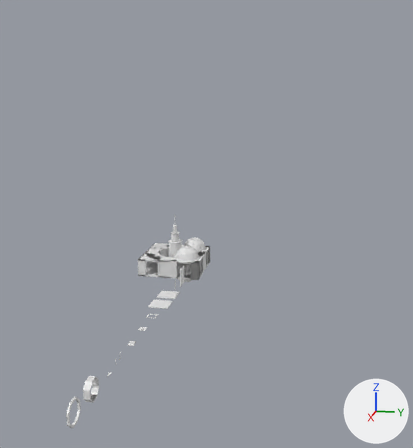
The Blender file BlenderWork/Interior_Kit.blend as it was, and as the next commit left it.
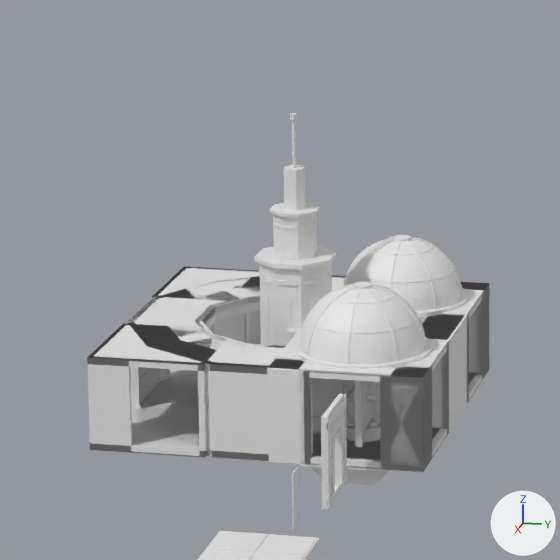
There are two pictures of each version: one whole from a camera (50 mm lens) standing at (128.9, 30.5, 43.5) and looking at (22.5, 9.2, 16.9), one close up on the part from 30% to 54% of the width and 44% to 66% of the height. Arrows for +X, +Y and +Z are at lower right; the lights stay in place. The first two pictures are the older version.

Before the edit, the objects in view are built like this:
```python
me_int_core_shell_001 = bpy.data.meshes.new('INT_Core_Shell.001')
me_int_core_shell_001.from_pydata(...)  # 1161 vertices, 2544 faces; spans x -11.4..3.4, y -11.4..3.4, z -1.9..2.6
# faces by material slot: [932, 904, 420, 288]
me_int_core_shell_001.materials.append(mat_hull)  # white #e7e7e7
me_int_core_shell_001.materials.append(mat_hulldark)  # white #e7e7e7
me_int_core_shell_001.materials.append(mat_accent)  # white #e7e7e7
me_int_core_shell_001.materials.append(mat_light)  # white #e7e7e7
me_int_farm_glass_004 = bpy.data.meshes.new('INT_Farm_Glass.004')
me_int_farm_glass_004.from_pydata(...)  # 2308 vertices, 4608 faces; spans x -10.76..2.76, y -2.76..2.76, z 2.72..5.48
me_int_farm_glass_004.materials.append(mat_glass)  # white #e7e7e7
me_kit_wall_010 = bpy.data.meshes.new('KIT_Wall.010')
me_kit_wall_010.from_pydata(...)  # 160 vertices, 168 faces; spans x -1.6..1.6, y 0.0..0.32, z -2.0..2.0
# faces by material slot: [52, 110, 6]
me_kit_wall_010.materials.append(mat_hull)  # white #e7e7e7
me_kit_wall_010.materials.append(mat_hulldark)  # white #e7e7e7
me_kit_wall_010.materials.append(mat_accent)  # white #e7e7e7
ob_int_core_shell = bpy.data.objects.new('INT_Core_Shell', me_int_core_shell_001)
ob_int_core_shell.location = (0.0, 0.0, 0.0)
ob_int_farm_glass = bpy.data.objects.new('INT_Farm_Glass', me_int_farm_glass_004)
ob_int_farm_glass.location = (0.0, 0.0, 0.0)
ob_kit_wall = bpy.data.objects.new('KIT_Wall', me_kit_wall_010)
ob_kit_wall.location = (0.0, 0.0, 0.0)
# also in view: 'INT_Habitat_Shell' at (-4.0, -0.3, 0.0); 'INT_Core_Tower' at (-4.0, -4.0, 4.3); 'INT_Core_Glass' at (-4.0, -4.0, 0.6); 'KIT_WallDoor' at (6.0, 0.1, 0.0); 'INT_Farm_Shell' at (-4.0, 0.0, 2.0)
```
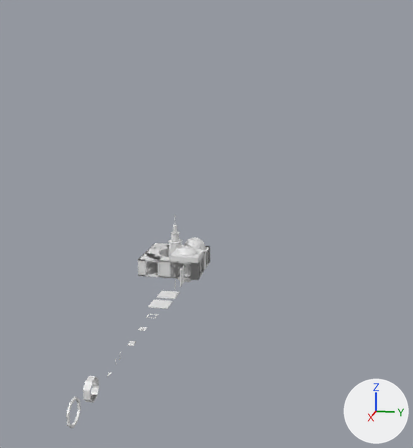
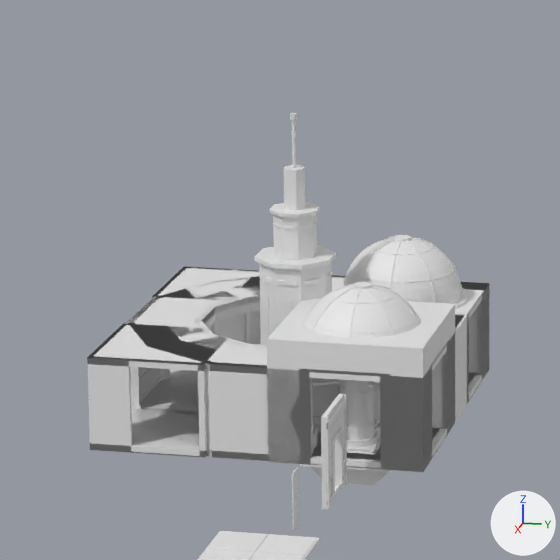
Pixel boxes [x1, y1, x2, y2] of what changed, in the close-ups (560 x 560 px):
'INT_Oxygen_Shell', added: after [267, 297, 455, 470]
    faces in mat_hull (white #e7e7e7): [267, 297, 455, 470]
    faces in mat_hulldark (white #e7e7e7): [313, 379, 380, 453]
    faces in mat_accent (white #e7e7e7): [338, 387, 380, 454]
'INT_Oxygen_Glass', added: after [346, 383, 380, 425]

The change, as a list of edits to the scene's bpy script:
```text
Add mat_screen:
    mat_screen = principled_material('Screen')
    mat_screen.base_color = (0.8, 0.8, 0.8)  # white #e7e7e7
Add mat_o2liquid:
    mat_o2liquid = principled_material('O2Liquid')
    mat_o2liquid.base_color = (0.8, 0.8, 0.8)  # white #e7e7e7
Add me_int_oxygen_glass:
    me_int_oxygen_glass.from_pydata(...)  # 192 vertices, 384 faces; spans x -1.94..1.94, y -0.74..0.74, z -0.23..0.93
    me_int_oxygen_glass.materials.append(mat_glass)  # white #e7e7e7
Add me_int_oxygen_shell:
    me_int_oxygen_shell.from_pydata(...)  # 2052 vertices, 3880 faces; spans x -3.4..3.4, y -3.4..3.4, z -1.6..3.9
    # faces by material slot: [1044, 1148, 1304, 184, 24, 176]
    me_int_oxygen_shell.materials.append(mat_hull)  # white #e7e7e7
    me_int_oxygen_shell.materials.append(mat_hulldark)  # white #e7e7e7
    me_int_oxygen_shell.materials.append(mat_accent)  # white #e7e7e7
    me_int_oxygen_shell.materials.append(mat_o2liquid)  # white #e7e7e7
    me_int_oxygen_shell.materials.append(mat_screen)  # white #e7e7e7
    me_int_oxygen_shell.materials.append(mat_light)  # white #e7e7e7
Add ob_int_oxygen_glass:
    ob_int_oxygen_glass = bpy.data.objects.new('INT_Oxygen_Glass', me_int_oxygen_glass)
    ob_int_oxygen_glass.location = (0.0, 0.0, 0.0)
Add ob_int_oxygen_shell:
    ob_int_oxygen_shell = bpy.data.objects.new('INT_Oxygen_Shell', me_int_oxygen_shell)
    ob_int_oxygen_shell.location = (0.0, 0.0, 0.0)
```
